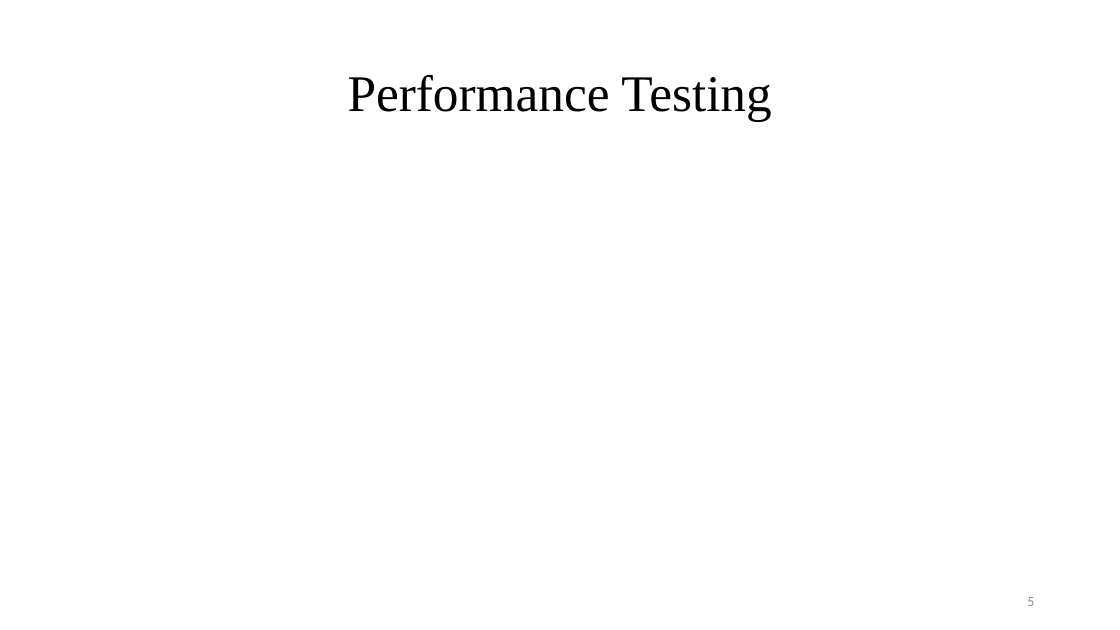
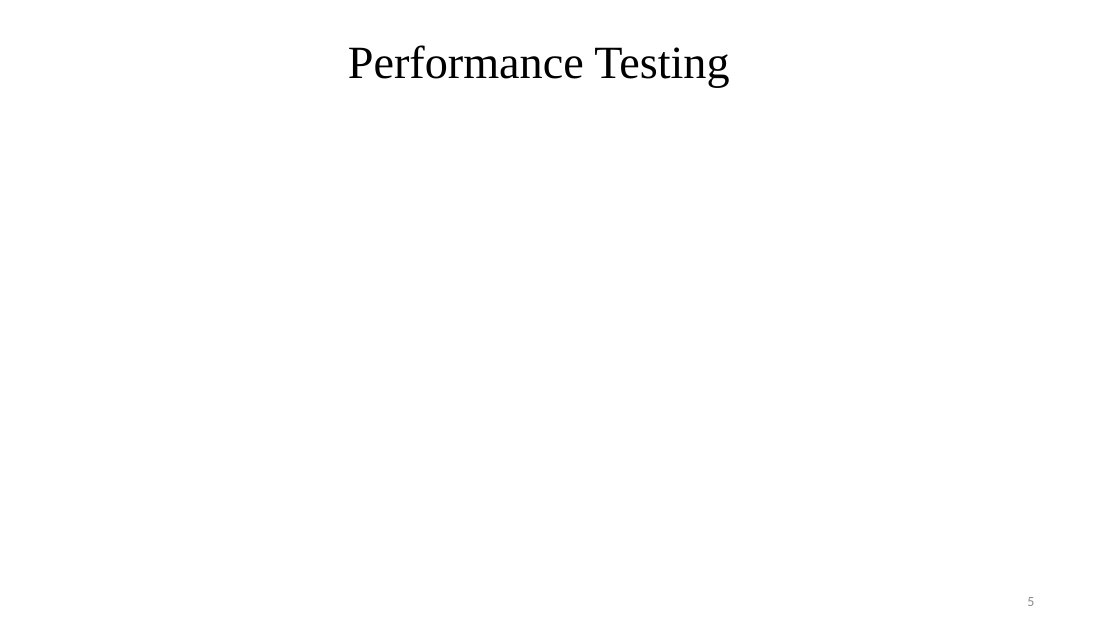
Before and after one commit to psas/electric-feed-system-prototype, a slide deck: slide 5 of Docs/Presentations/Slides/froyo_edits.pptx. Drawn at 1120x630 pixels with LibreOffice and Linux fonts; fonts in the diff are those of the drawing. Boxes give left, top, right and bottom in pixels: in the first picture for what was removed or moved away, otherwise in the second. Text is boxed around its words. In the diff, an @@ line names an element or a change of style, - is before the commit and + after.

```diff
--- a/Docs/Presentations/Slides/froyo_edits.pptx
+++ b/Docs/Presentations/Slides/froyo_edits.pptx
@@ title "Performance Testing": place and size @@
-title "Performance Testing" at [348,75,771,121]
+title "Performance Testing" at [348,45,729,88]
@@ title "Performance Testing" at [348,45,729,88]: size 44 to 39.6 pt @@
```
Also in this commit, not shown: 1 other slide changed, 4 slides added, 3 other files.
